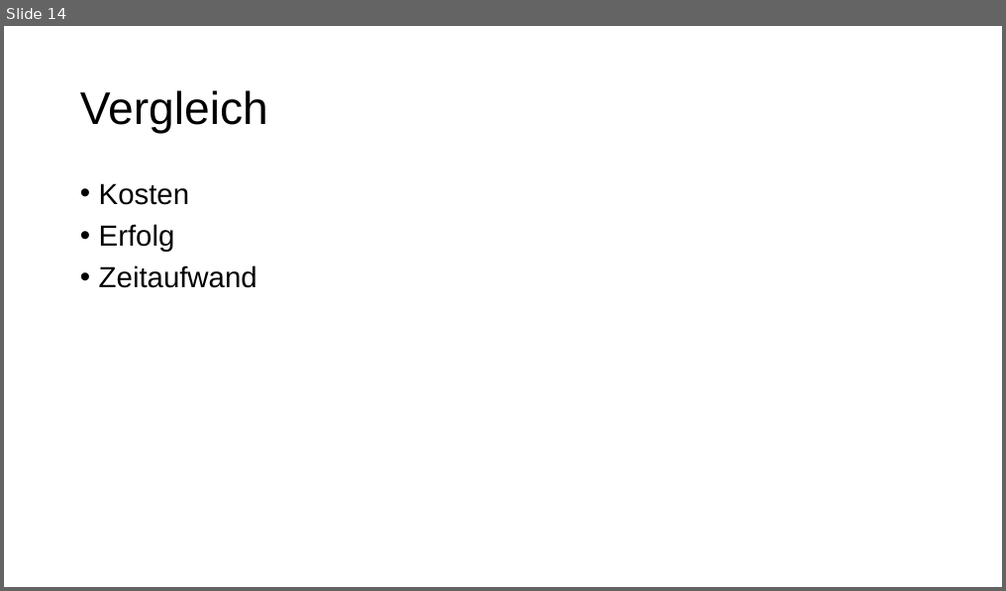
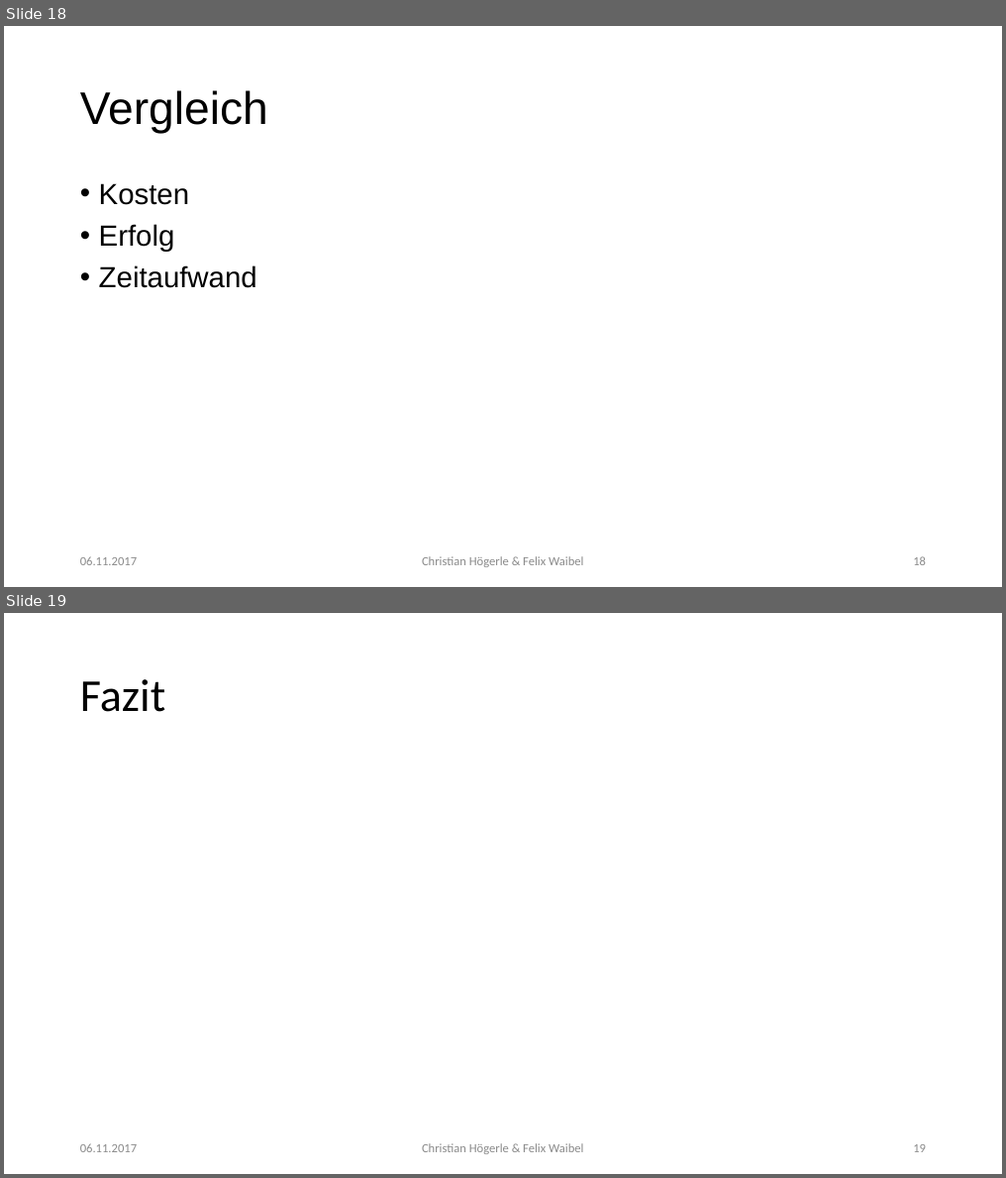
Before and after one commit to Fewa93/8vance, a slide deck: 8vance.pptx. Shown one above the other, each under a label of ours: slide 14 before the commit, slides 18 and 19 after it. The pictures are 1006x591 and 1006x1178 pixels, drawn with LibreOffice and Linux fonts; fonts in the diff are those of the drawing. Boxes give left, top, right and bottom in pixels: in the first picture for what was removed or moved away, otherwise in the second. Text is boxed around its words. In the diff, an @@ line names an element or a change of style, - is before the commit and + after.

```diff
--- a/8vance.pptx
+++ b/8vance.pptx
@@ slide 19 added at (4,613,1002,1174), background #FFFFFF @@
@@ title added at (80,679,165,712), 44 pt, text #000000 @@
+Fazit
@@ text added at (80,1144,137,1153), 12 pt, text #8C8C8C @@
+06.11.2017
@@ text added at (422,1144,583,1155), 12 pt, text #8C8C8C @@
+Christian Högerle & Felix Waibel
@@ page number added at (913,1145,926,1153), 12 pt, text #8C8C8C @@
+19
@@ what was slide 14 is now slide 18 @@
@@ slide 18 changed as well @@
@@ text added at (80,557,137,566), 12 pt, text #8C8C8C @@
+06.11.2017
@@ text added at (422,557,583,568), 12 pt, text #8C8C8C @@
+Christian Högerle & Felix Waibel
@@ page number added at (913,557,926,566), 12 pt, text #8C8C8C @@
+18
```
Also in this commit, not shown: 8 other slides changed, 9 other slides added, 5 slides removed, 8 other files.
